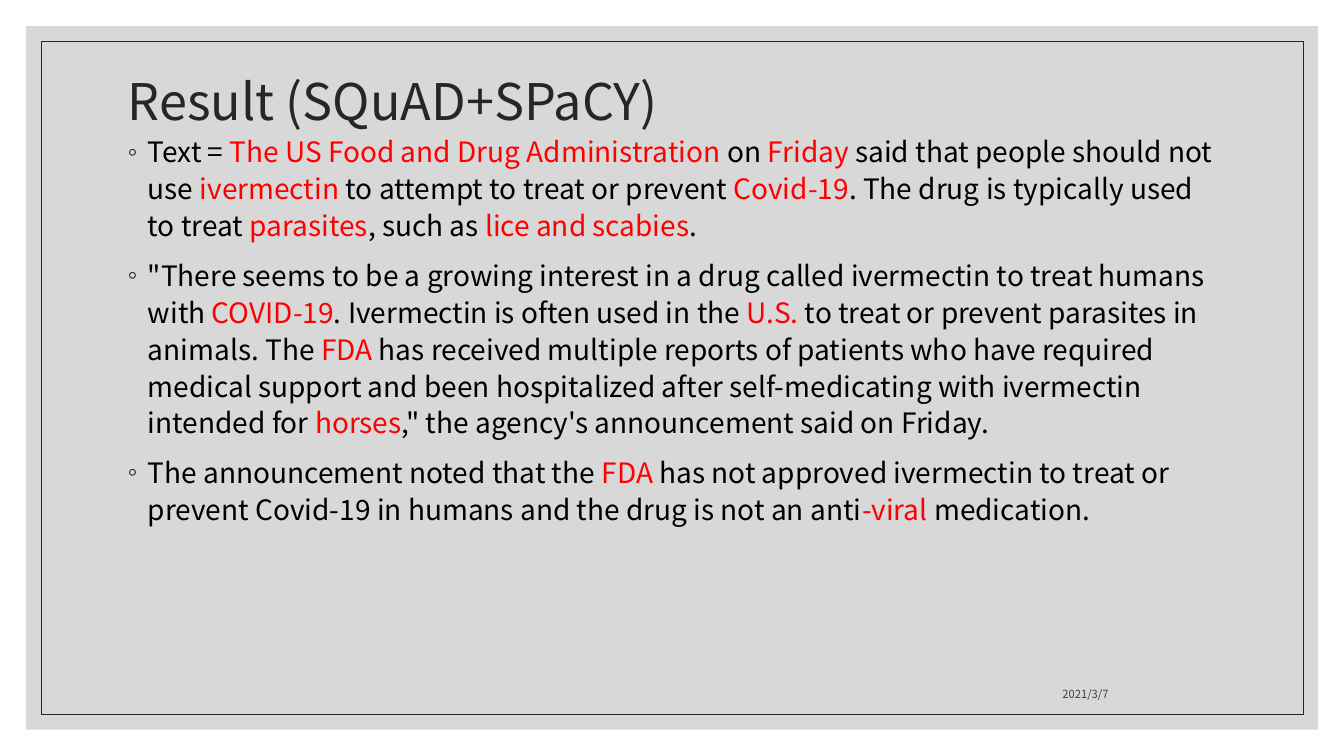
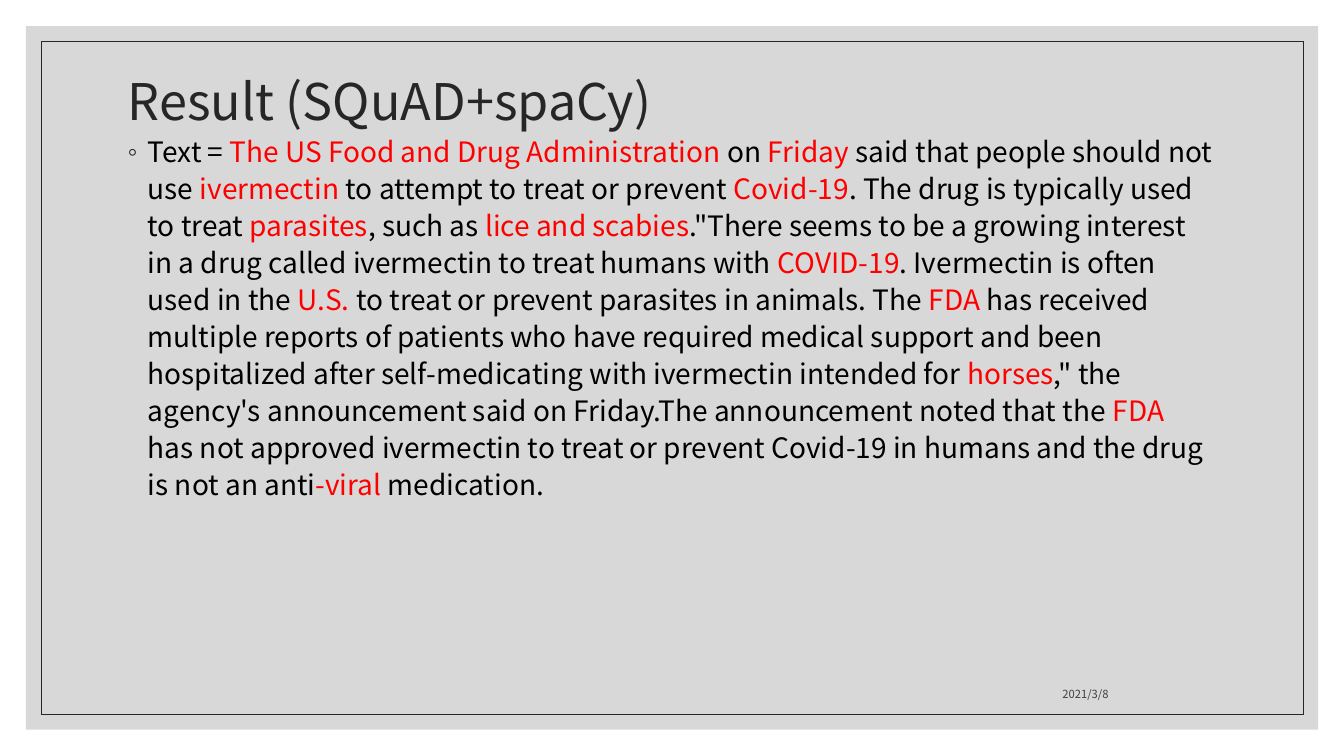
Before and after one commit to Minniemu/BERT-for-token-Classification, a slide deck: slide 10 of meeting_ppt/20210309.pptx (slide 5 before the commit). Drawn at 1344x756 pixels with LibreOffice and Linux fonts; fonts in the diff are those of the drawing. Boxes give left, top, right and bottom in pixels: in the first picture for what was removed or moved away, otherwise in the second. Text is boxed around its words. In the diff, an @@ line names an element or a change of style, - is before the commit and + after.

```diff
--- a/meeting_ppt/20210309.pptx
+++ b/meeting_ppt/20210309.pptx
@@ title at (128,79,651,132): text changed @@
-Result (SQuAD+SPaCY)
+Result (SQuAD+spaCy)
@@ text at (148,139,1212,496): text changed @@
-◦ Text = The US Food and Drug Administration on Friday said that people should not use ivermectin to attempt to treat or prevent Covid-19. The drug is typically used to treat parasites, such as lice and scabies.
-◦ "There seems to be a growing interest in a drug called ivermectin to treat humans with COVID-19. Ivermectin is often used in the U.S. to treat or prevent parasites in animals. The FDA has received multiple reports of patients who have required medical support and been hospitalized after self-medicating with ivermectin intended for horses," the agency's announcement said on Friday.
-◦ The announcement noted that the FDA has not approved ivermectin to treat or prevent Covid-19 in humans and the drug is not an anti-viral medication.
+◦ Text = The US Food and Drug Administration on Friday said that people should not use ivermectin to attempt to treat or prevent Covid-19. The drug is typically used to treat parasites, such as lice and scabies."There seems to be a growing interest in a drug called ivermectin to treat humans with COVID-19. Ivermectin is often used in the U.S. to treat or prevent parasites in animals. The FDA has received multiple reports of patients who have required medical support and been hospitalized after self-medicating with ivermectin intended for horses," the agency's announcement said on Friday.The announcement noted that the FDA has not approved ivermectin to treat or prevent Covid-19 in humans and the drug is not an anti-viral medication.
@@ text at (1062,689,1108,700): text changed @@
-2021/3/7
+2021/3/8
```
Also in this commit, not shown: 10 other slides changed, 7 slides added.
